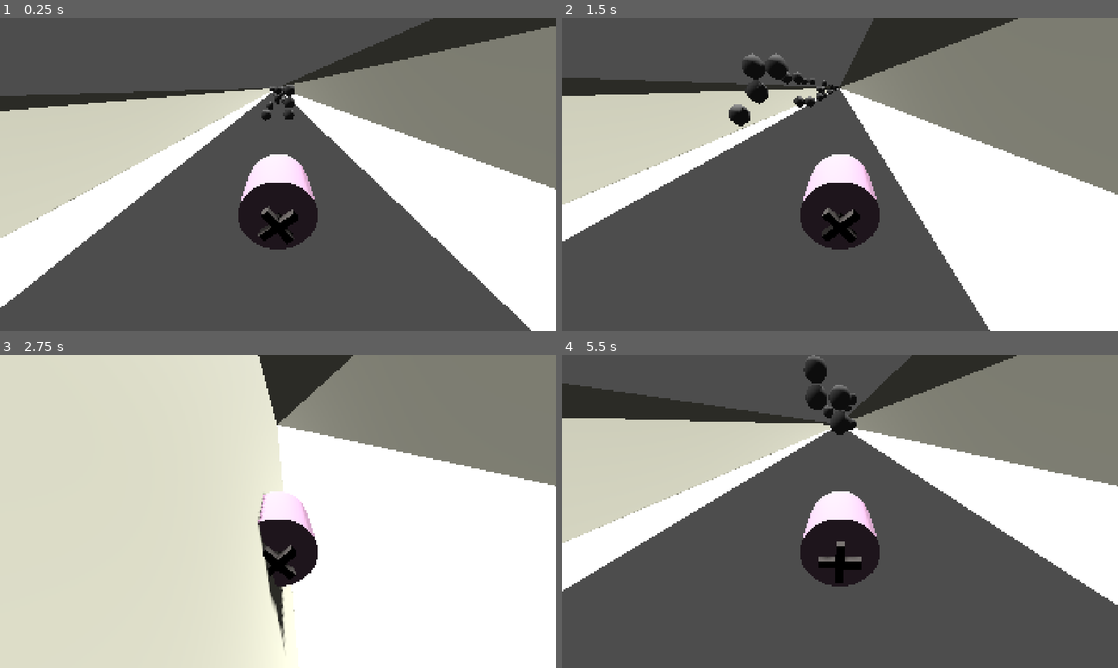
Above: before the commit, frames 1-4 (two rows, left to right).
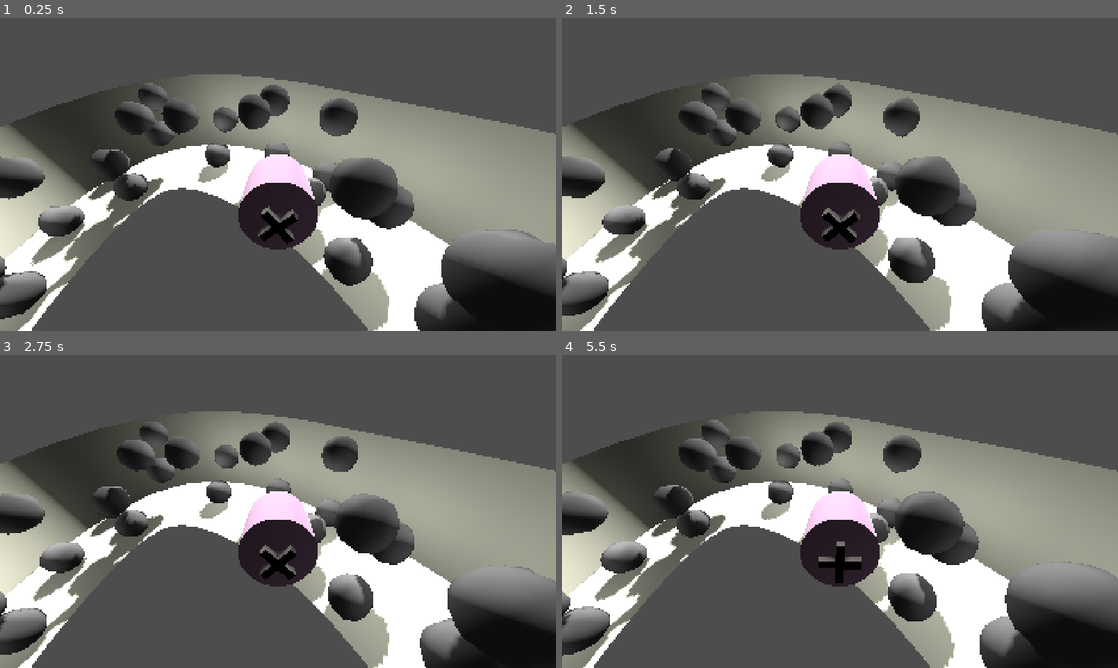
Above: after the commit, the same moments.

Repository: yunusey/submarine-runner
Game: Godot game, scene res://Main.tscn
The game is run twice, just before and just after one commit, with the same random seed, the same clock (stepped at 60 frames per second) and the same inputs.
Inputs:
- Up to frame 1 (0.25 s): no input
- Up to frame 2 (1.5 s): hold D (move_right) 0.53-1.28 s; hold S (move_down) from 1.28 s (still down)
- Up to frame 3 (2.75 s): release S (move_down) at 2.03 s; hold D (move_right) from 2.03 s (still down)
- Up to frame 4 (5.5 s): release D (move_right) at 2.78 s; hold W (move_up) 2.78-3.53 s; hold A (move_left) 3.53-5.03 s; hold S (move_down) from 5.03 s (still down)

The runs differ from the first frame. In frame 1, 57% of the frame differs, in the area x 0-100%, y 0-100%; in frame 2, 60%; in frame 3, 90%; in frame 4, 65%.

Commit message:
Generate obstacles and lights along the curve

Diff:
--- a/Map/Map.gd
+++ b/Map/Map.gd
@@ -1,47 +1,60 @@
+@tool
 extends Node3D
 
 var obstacle_scene = preload("res://Obstacle/Obstacle.tscn")
 
-const SEGMENT_LENGTH = 10
-const PADDING = 20
+@export_range(0, 100, 0.01, "hide_slider") var segment_length: float = 2:
+    set(new_segment_length):
+        segment_length = new_segment_length
+        update_map()
+@export_range(0, 100, 0.01, "hide_slider") var padding_length: float = 2:
+    set(new_padding_length):
+        padding_length = new_padding_length
+        update_map()
+@export_range(0, 9) var num_obstacles: int = 3:
+    set(new_num_obstacles):
+        num_obstacles = new_num_obstacles
+        update_map()
+
 var POSITIONS = [
-    Vector2(0, 0),
-    Vector2(0, 1),
-    Vector2(0, 2),
-    Vector2(1, 0),
-    Vector2(1, 1),
-    Vector2(1, 2),
-    Vector2(2, 0),
-    Vector2(2, 1),
-    Vector2(2, 2),
+    Vector2(-1, -1), Vector2(-1, 0), Vector2(-1, 1),
+    Vector2(0, -1), Vector2(0, 0), Vector2(0, 1),
+    Vector2(1, -1), Vector2(1, 0), Vector2(1, 1),
 ]
-const NUM_OBSTACLES = 4
 
 
 # Called when the node enters the scene tree for the first time.
 func _ready() -> void:
-    var length = $Tunnel.scale.z
-    var size = $Tunnel.scale.x / 3
-    var num_segments = (length - PADDING) / SEGMENT_LENGTH
-    for i in range(num_segments):
-        var z_pos = PADDING + i * SEGMENT_LENGTH
-        POSITIONS.shuffle()
-        for j in range(NUM_OBSTACLES):
-            var local_pos = POSITIONS[j]
-            var global_pos = size * local_pos + Vector2(size / 2, size / 2)
-            var obstacle = obstacle_scene.instantiate()
-            obstacle.position = Vector3(global_pos.x, global_pos.y, -z_pos)
-            $Obstacles.add_child(obstacle)
-
-        var light = OmniLight3D.new()
-        light.position = Vector3(
-                $Tunnel.scale.x / 2,
-                $Tunnel.scale.y / 2,
-                -z_pos + PADDING / 2,
-        )
-        $Lights.add_child(light)
-
+    update_map()
 
 # Called every frame. 'delta' is the elapsed time since the previous frame.
 func _process(delta: float) -> void:
     return
+
+func update_map():
+    if $Tunnel == null:
+        return
+    var curve: Curve3D = $Tunnel/Path3D.curve
+    var length = curve.get_baked_length()
+    var num_segments = (length - padding_length) / segment_length
+    var tunnel_size: float = $Tunnel.tunnel_size
+    var size := (tunnel_size / 3.)
+    for child in $Obstacles.get_children():
+        child.queue_free()
+    for child in $Lights.get_children():
+        child.queue_free()
+
+    for i in range(num_segments):
+        var curve_pos = padding_length + i * segment_length
+        var curve_transform := curve.sample_baked_with_rotation(curve_pos)
+        POSITIONS.shuffle()
+        for j in range(num_obstacles):
+            var local_pos: Vector2 = POSITIONS[j]
+            var scaled_pos: Vector2 = size * local_pos
+            var obstacle = obstacle_scene.instantiate()
+            obstacle.position = curve_transform * Vector3(scaled_pos.x, scaled_pos.y, 0)
+            $Obstacles.add_child(obstacle)
+
+        var light = OmniLight3D.new()
+        light.position = curve.sample_baked(curve_pos)
+        $Lights.add_child(light)
--- a/Map/Map.tscn
+++ b/Map/Map.tscn
@@ -7,7 +7,6 @@
 script = ExtResource("1_2623n")
 
 [node name="Tunnel" parent="." unique_id=243275246 instance=ExtResource("1_7s3fs")]
-transform = Transform3D(3, 0, 0, 0, 3, 0, 0, 0, 500, 0, 0, 0)
 
 [node name="Obstacles" type="Node3D" parent="." unique_id=1542294026]
 
--- a/Player/Player.gd
+++ b/Player/Player.gd
@@ -21,7 +21,7 @@
         velocity.x = move_toward(velocity.x, 0, player_sensitivity)
         velocity.y = move_toward(velocity.y, 0, player_sensitivity)
 
-    move_and_slide()
+    #move_and_slide()
     for i in range(get_slide_collision_count()):
         var collision = get_slide_collision(i)
         _on_collision(collision)
